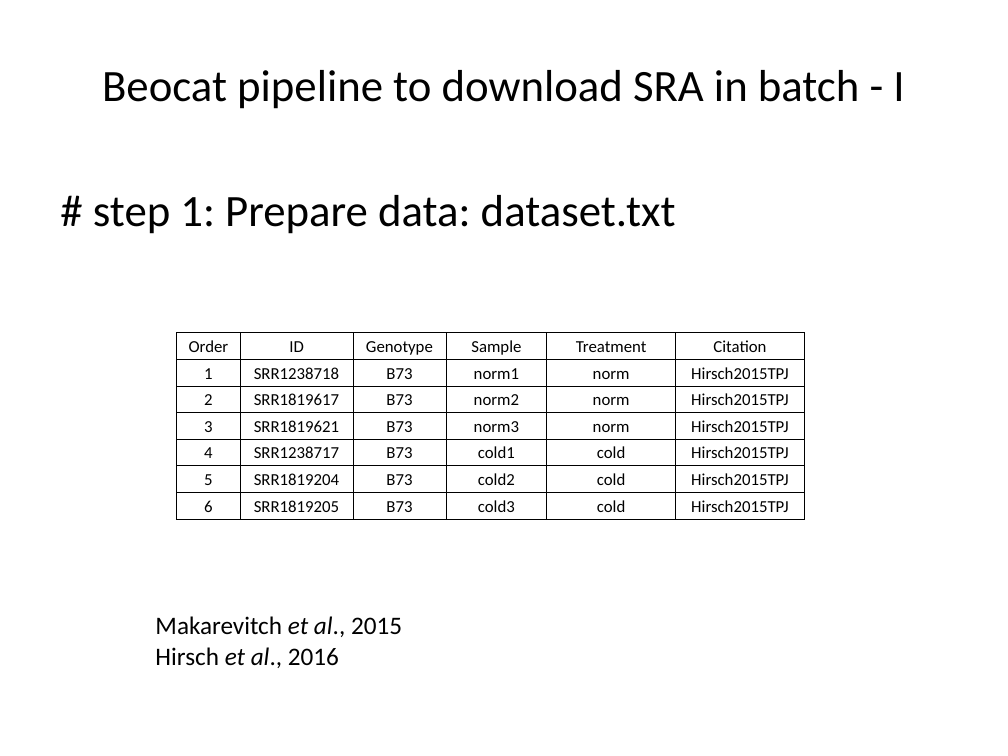
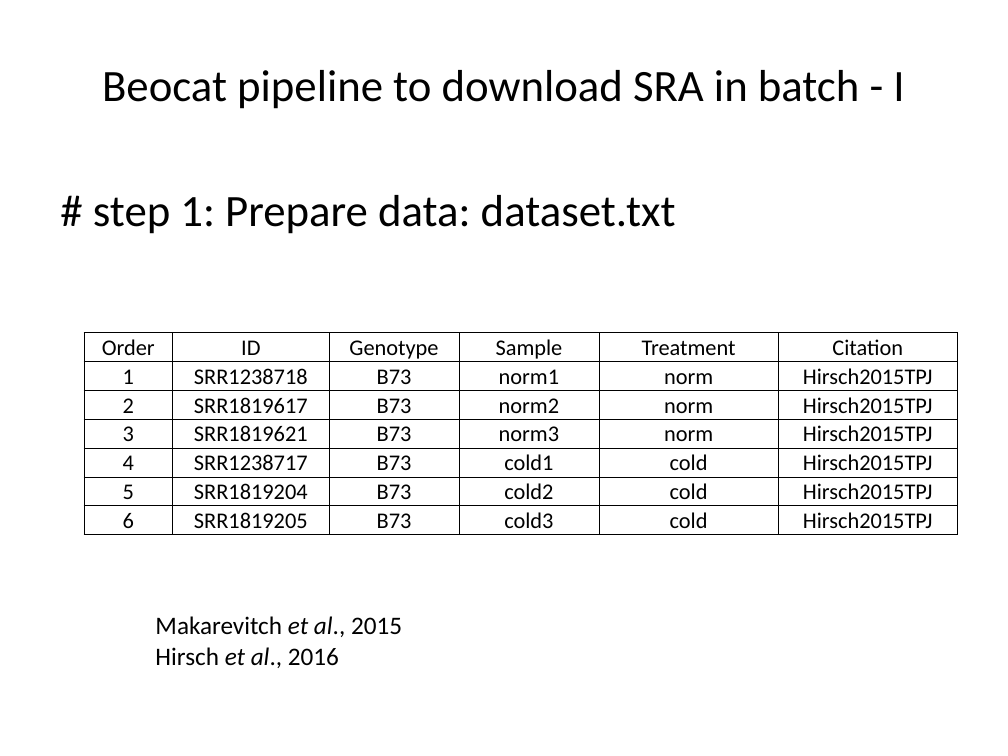
Before and after one commit to liu3zhenlab/teaching, a slide deck: slide 8 of PLPTH813Bioinformatis/2021/inclassProjects/lecture02_in-class-project/RNA-Seq/in-class.project_DE.pptx. Drawn at 1008x756 pixels with LibreOffice and Linux fonts; fonts in the diff are those of the drawing. Boxes give left, top, right and bottom in pixels: in the first picture for what was removed or moved away, otherwise in the second. Text is boxed around its words. In the diff, an @@ line names an element or a change of style, - is before the commit and + after.

```diff
--- a/PLPTH813Bioinformatis/2021/inclassProjects/lecture02_in-class-project/RNA-Seq/in-class.project_DE.pptx
+++ b/PLPTH813Bioinformatis/2021/inclassProjects/lecture02_in-class-project/RNA-Seq/in-class.project_DE.pptx
@@ table at (84, 333, 958, 532) @@
@@ size 12 to 16 pt @@
@@ table: place and size @@
-table at (176, 333, 805, 519)
+table at (84, 333, 958, 532)
```
Also in this commit, not shown: 14 other slides changed, 4 slides added, 2 slides removed, 19 other files.
